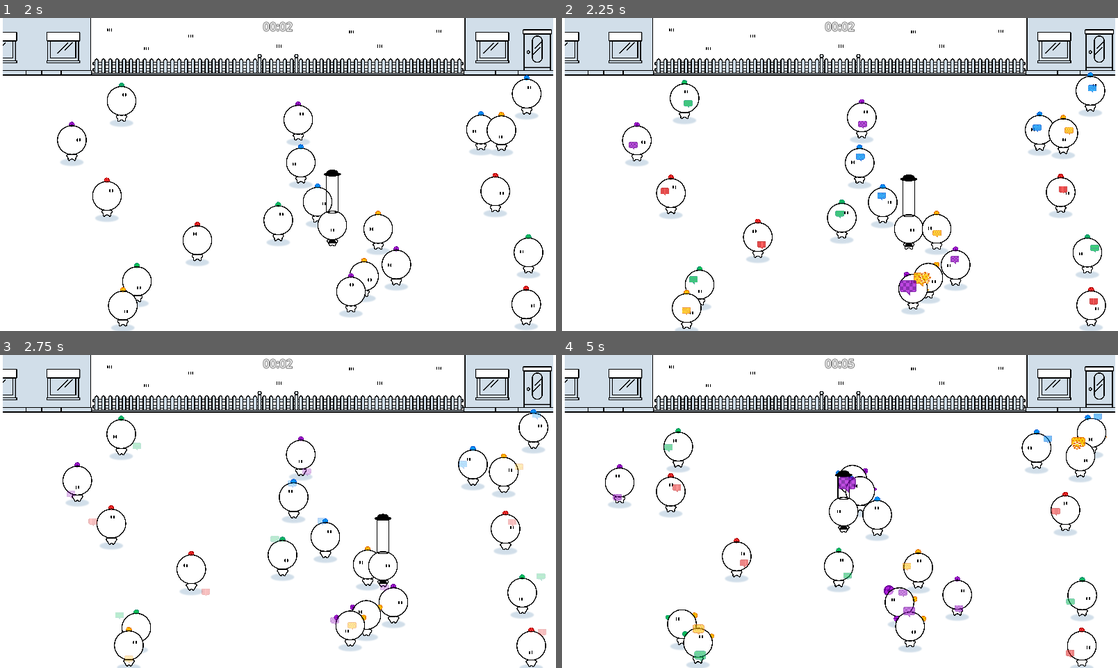
Above: before the commit, frames 1-4 (two rows, left to right).
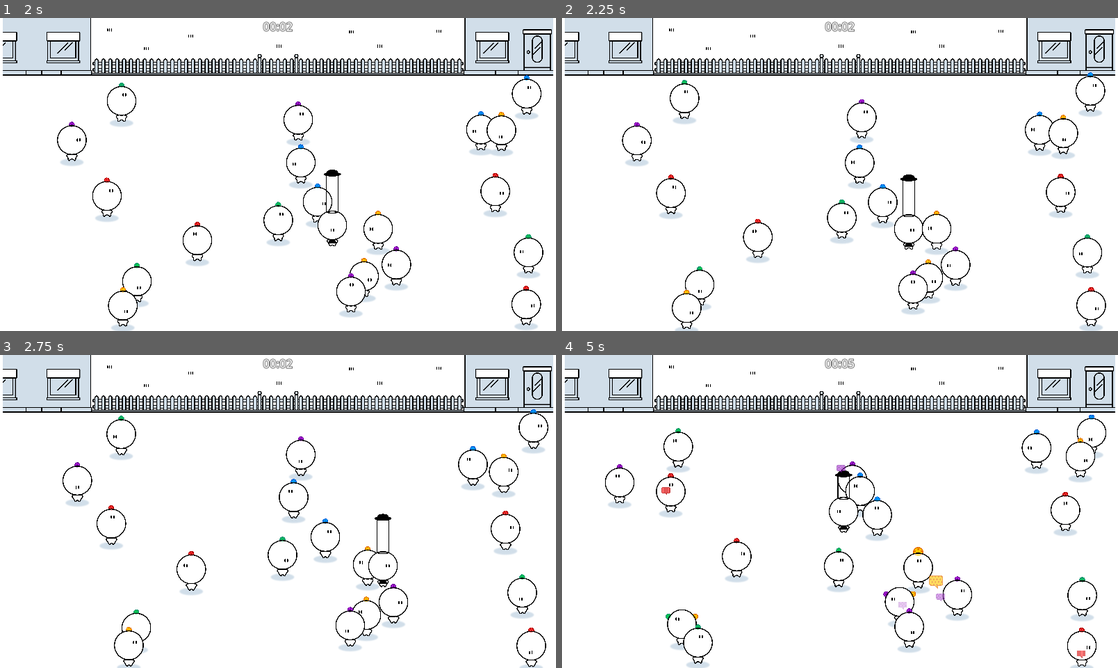
Above: after the commit, the same moments.

Repository: haihala/mankind-knew
Game: Godot game, scene res://world.tscn
Same seed, same stepped clock (60 frames per second), same inputs: the game is played once before the commit and once after it.
Inputs:
- Up to frame 1 (2 s): hold D (move_right) 0.53-1.28 s; hold S (move_down) from 1.28 s (still down)
- Up to frame 2 (2.25 s): release S (move_down) at 2.03 s; hold D (move_right) from 2.03 s (still down)
- Up to frame 3 (2.75 s): keep holding D (move_right)
- Up to frame 4 (5 s): release D (move_right) at 2.78 s; hold W (move_up) 2.78-3.53 s; hold A (move_left) from 3.53 s (still down)

Frame 1 is identical in both runs. In frame 2, 0.8% of the frame differs, in the area x 12-97%, y 21-95%; in frame 3, 0.6%; in frame 4, 1.4%, in the area x 9-98%, y 18-99%.

Commit message:
Redo shooting timers
Shots aren't synced and the times are a bit longer

Diff:
--- a/godot-project/npc.gd
+++ b/godot-project/npc.gd
@@ -6,6 +6,8 @@
 @export var projectile_scene: PackedScene
 @export var speed: float = 30
 @export var eyes_offset: float = 7
+@export var initial_shot_interval: float = 3
+@export var final_shot_interval: float = 0.8
 
 @export_category("Behavior weights")
 @export var npc_influence_distance_falloff: Curve
@@ -31,6 +33,7 @@
 		beliefs[belief] = 0
 	add_belief(initial_belief, Projectile.size)
 	update_decisions()
+	$ShotTimer.start((1+randf())*initial_shot_interval)
 
 func _physics_process(_delta: float) -> void:
 	act_on_decisions()
@@ -120,7 +123,7 @@
 	else:
 		total_belief = total
 
-	$ShotTimer.wait_time = 0.5 / total_belief
+	$ShotTimer.wait_time = initial_shot_interval * (1 - total_belief) + final_shot_interval * total_belief
 
 func influence(belief: Belief) -> void:
 	add_belief(belief, Projectile.size)
